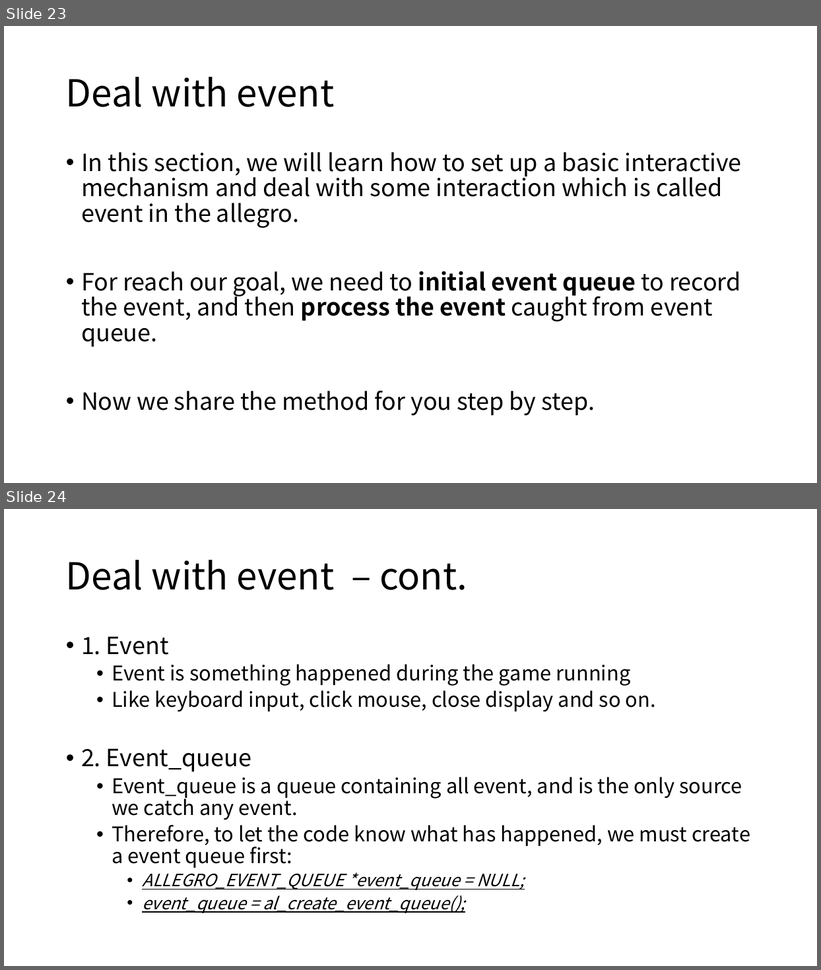
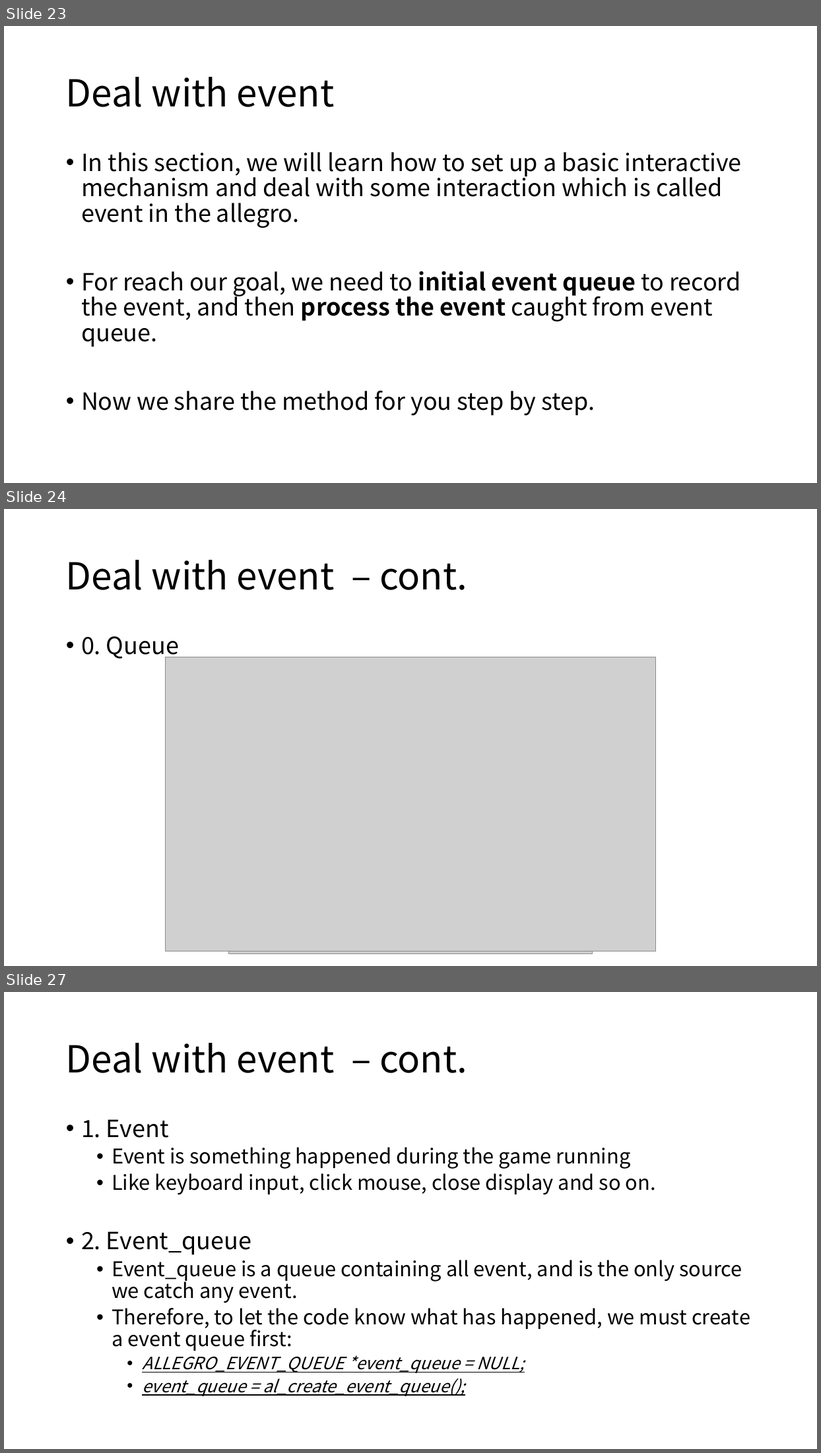
Before and after one commit to arcchang1236/Allegro-5, a slide deck: tutorial/final_proj.pptx. Shown one above the other, each under a label of ours: slides 23 and 24 before the commit, slides 23, 24 and 27 after it; the slides between them are not shown. The pictures are 821x970 and 821x1453 pixels, drawn with LibreOffice and Linux fonts; fonts in the diff are those of the drawing; grey boxes stand for pictures. Boxes give left, top, right and bottom in pixels: in the first picture for what was removed or moved away, otherwise in the second. Text is boxed around its words. In the diff, an @@ line names an element or a change of style, - is before the commit and + after.

```diff
--- a/tutorial/final_proj.pptx
+++ b/tutorial/final_proj.pptx
@@ slide 24 added at box(4, 509, 817, 966), background #FFFFFF @@
@@ title added at box(66, 560, 467, 590), 44 pt, text #000000 @@
+Deal with event – cont.
@@ text added at box(81, 636, 179, 660), 28 pt, text #000000 @@
+• 0. Queue
@@ picture added at box(165, 657, 656, 952) @@
@@ picture added at box(229, 789, 593, 955) @@
@@ what was slide 24 is now slide 27 @@
```
Also in this commit, not shown: 11 slides changed, 2 other slides added, 6 other files.
